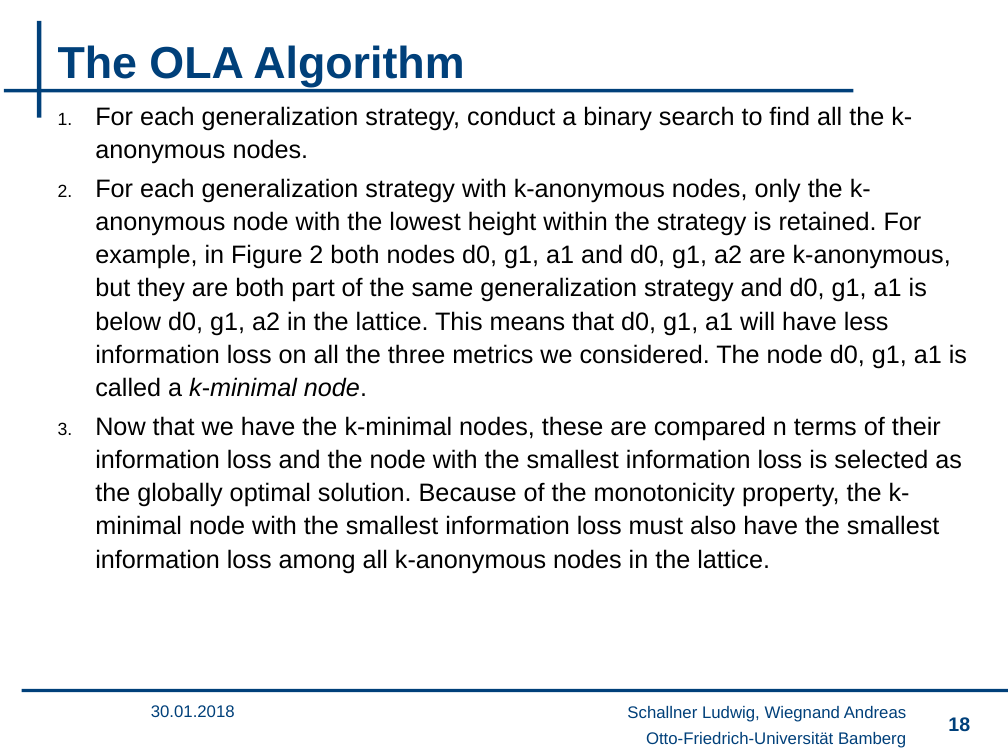
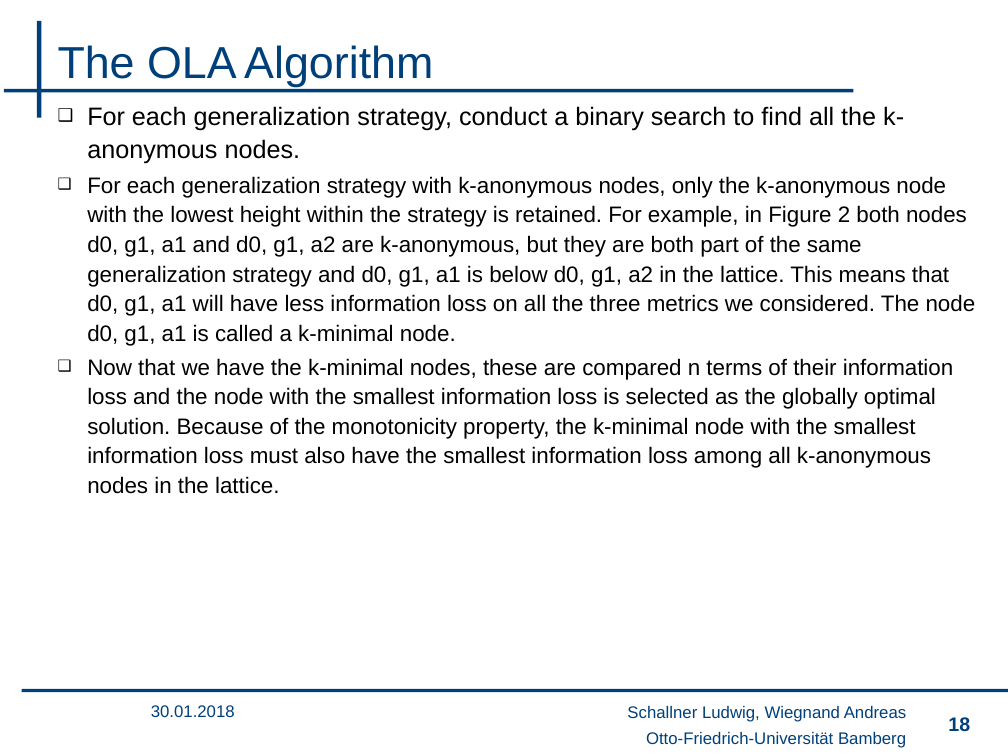
Before and after one commit to wsgan001/PSI-MSem, a slide deck: slide 18 of presentation/sicherheits_final_anV3.pptx. Drawn at 1008x756 pixels with LibreOffice and Linux fonts; fonts in the diff are those of the drawing; background and template pictures are left out. Boxes give left, top, right and bottom in pixels: in the first picture for what was removed or moved away, otherwise in the second. Text is boxed around its words. In the diff, an @@ line names an element or a change of style, - is before the commit and + after.

```diff
--- a/presentation/sicherheits_final_anV3.pptx
+++ b/presentation/sicherheits_final_anV3.pptx
@@ title "The OLA Algorithm" at <box>58,45,433,87</box>: bold off @@
@@ text "For each generalization strategy, conduct ..." at <box>87,106,976,494</box>: size 18 to 16 pt in "For each generalization strategy with k-anonymous nodes, ...", "Now that we have the k-minimal nodes, ..."; italic off in "k-minimal node."; bullet 1. to ❑ @@
```
Also in this commit, not shown: 4 other slides changed.
